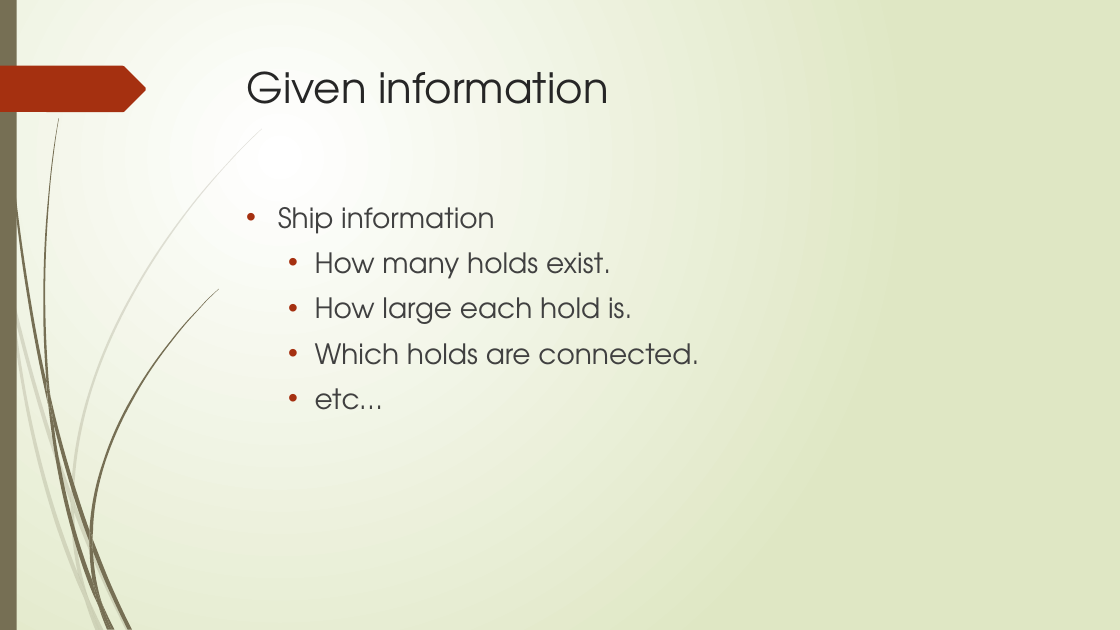
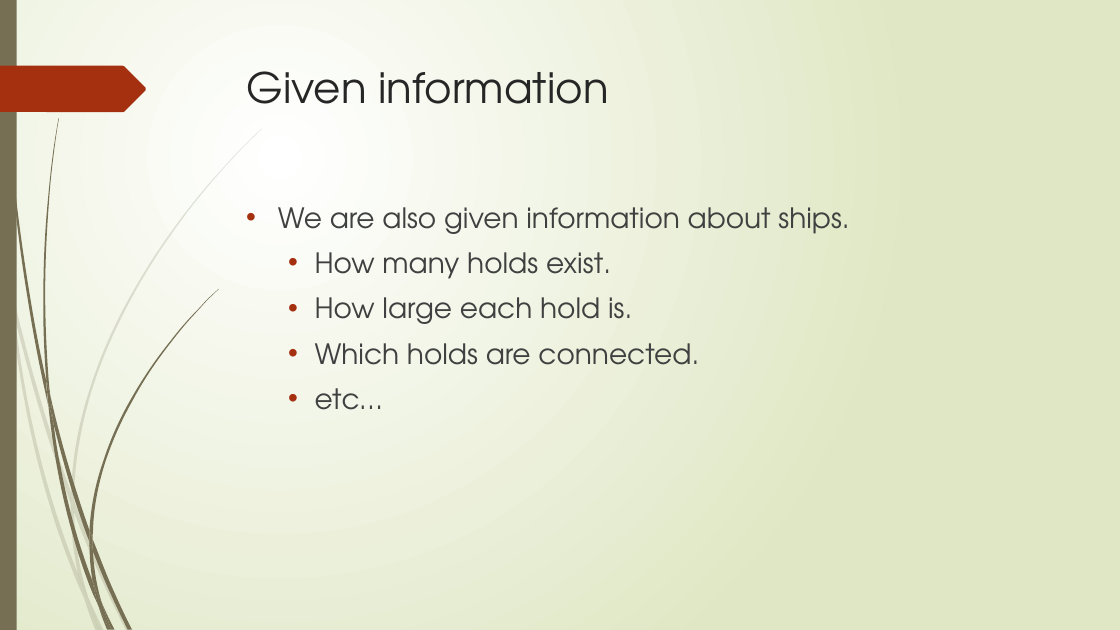
Before and after one commit to r-kurosu/kline_new, a slide deck: slide 9 of 竹田.pptx. Drawn at 1120x630 pixels with LibreOffice and Linux fonts; fonts in the diff are those of the drawing. Boxes give left, top, right and bottom in pixels: in the first picture for what was removed or moved away, otherwise in the second. Text is boxed around its words. In the diff, an @@ line names an element or a change of style, - is before the commit and + after.

```diff
--- a/竹田.pptx
+++ b/竹田.pptx
@@ text at (x1=278, y1=207, x2=849, y2=234): text changed @@
-• Ship information
+• We are also given information about ships.
```
Also in this commit, not shown: 2 other slides changed, 1 slide added, 1 other file.
